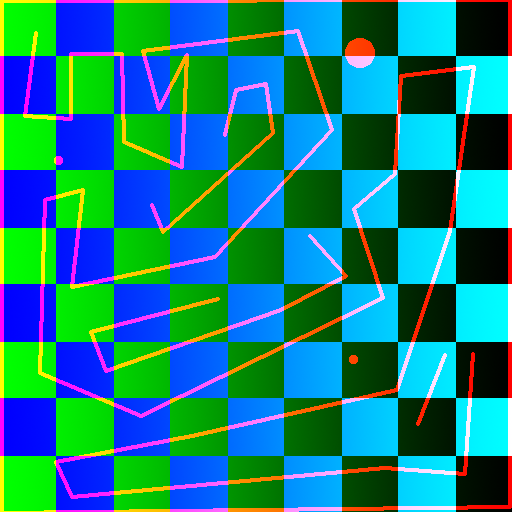
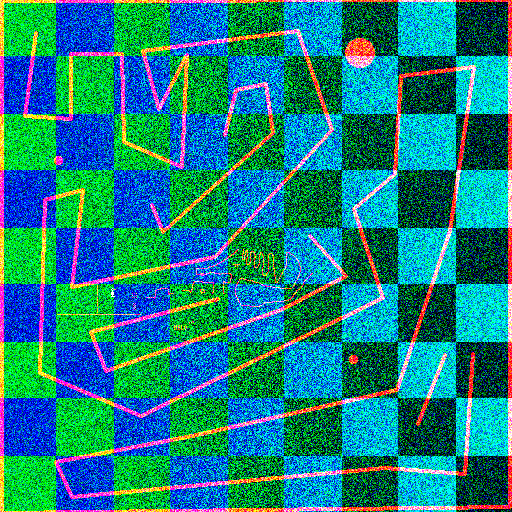
Comparing the layer stacks of the two 512 x 512 images. Changes:
painted on "height" over (57, 249, 313, 330)
painted on "Textures" over (0, 0, 512, 512)
